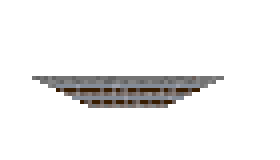
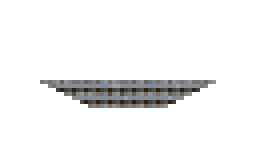
Two versions of the same layered image (w=280, h=160). Layer-by-layer changes:
painted on "Layer 4" over [32, 76, 224, 108]
